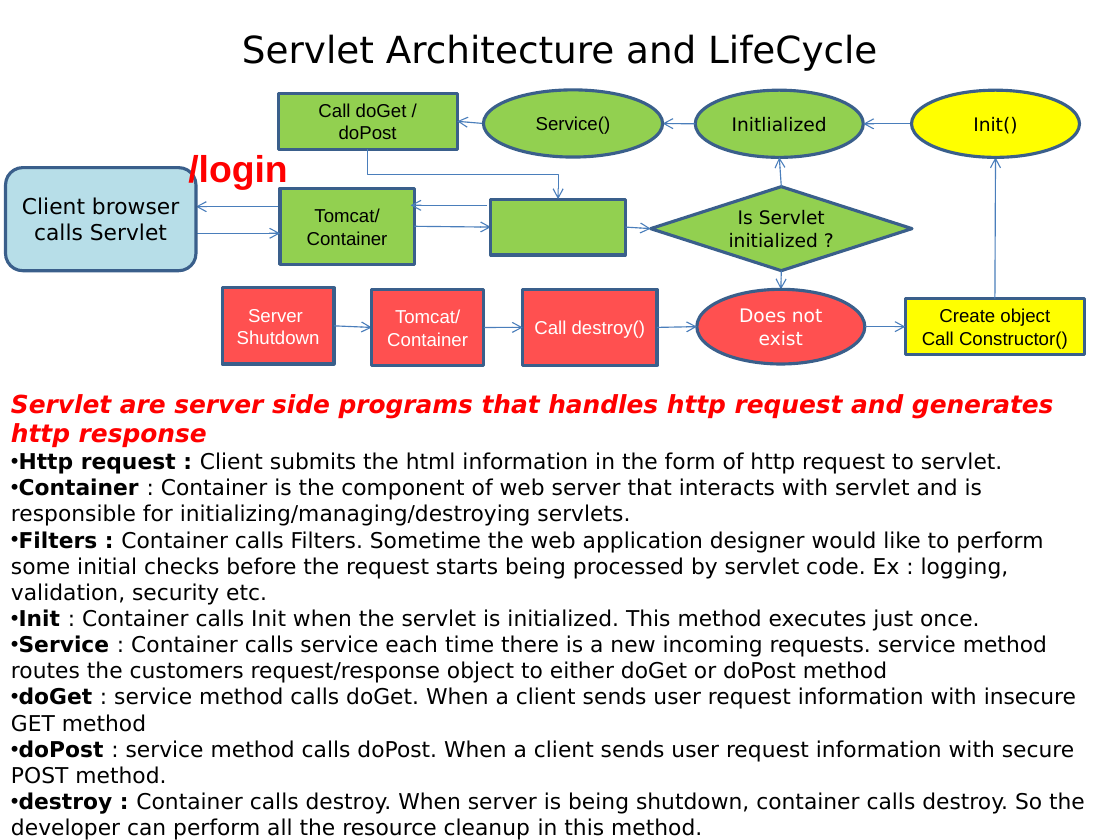
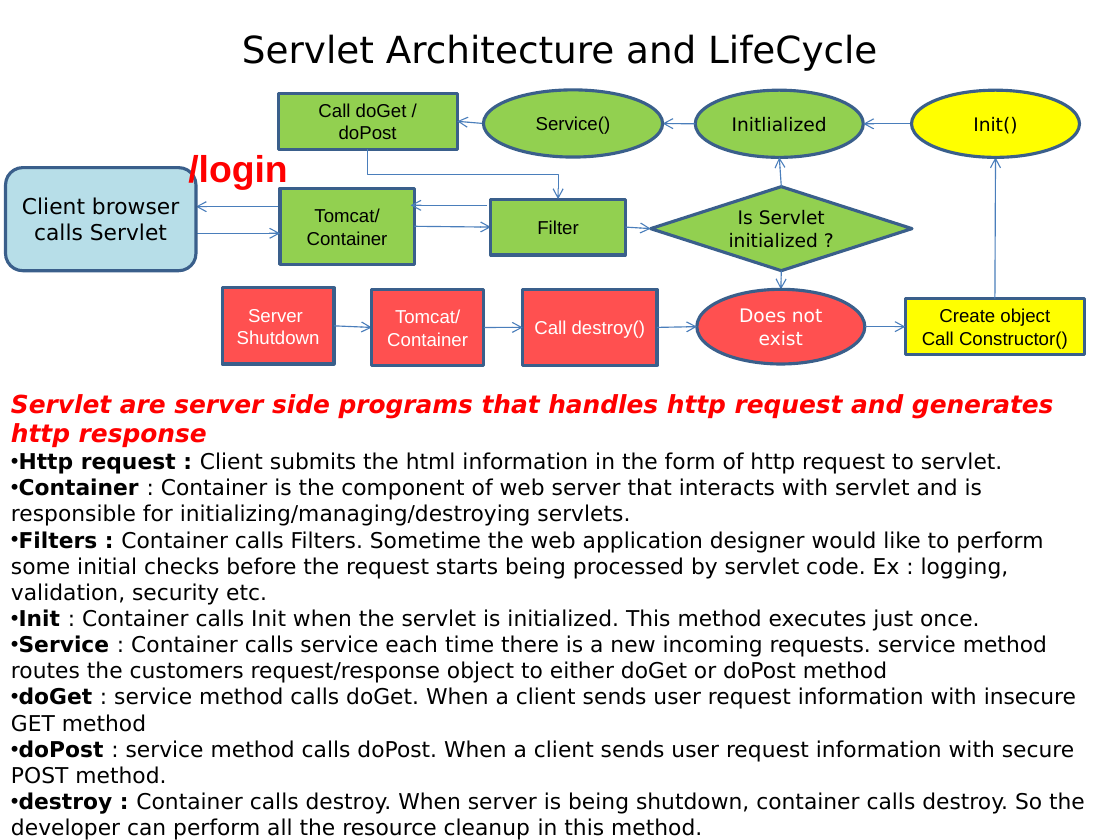
Before and after one commit to thinkcodegravity/dec24jee, a slide deck: slide 35 of JEE_st.pptx. Drawn at 1120x840 pixels with LibreOffice and Linux fonts; fonts in the diff are those of the drawing. Boxes give left, top, right and bottom in pixels: in the first picture for what was removed or moved away, otherwise in the second. Text is boxed around its words. In the diff, an @@ line names an element or a change of style, - is before the commit and + after.

```diff
--- a/JEE_st.pptx
+++ b/JEE_st.pptx
@@ text in rectangle at (537,220,578,234): text added @@
+Filter
```
Also in this commit, not shown: 18 other files.
